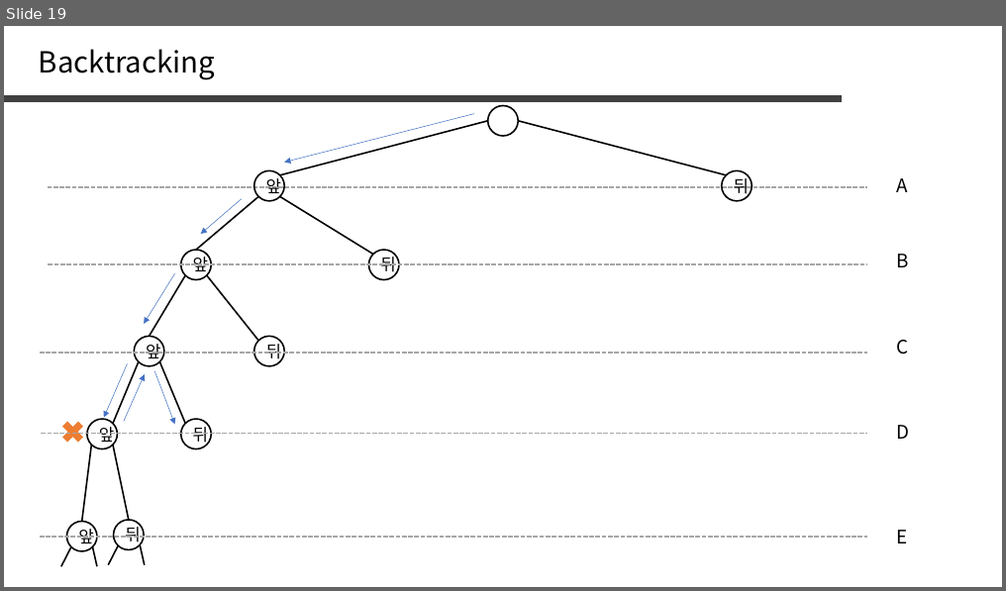
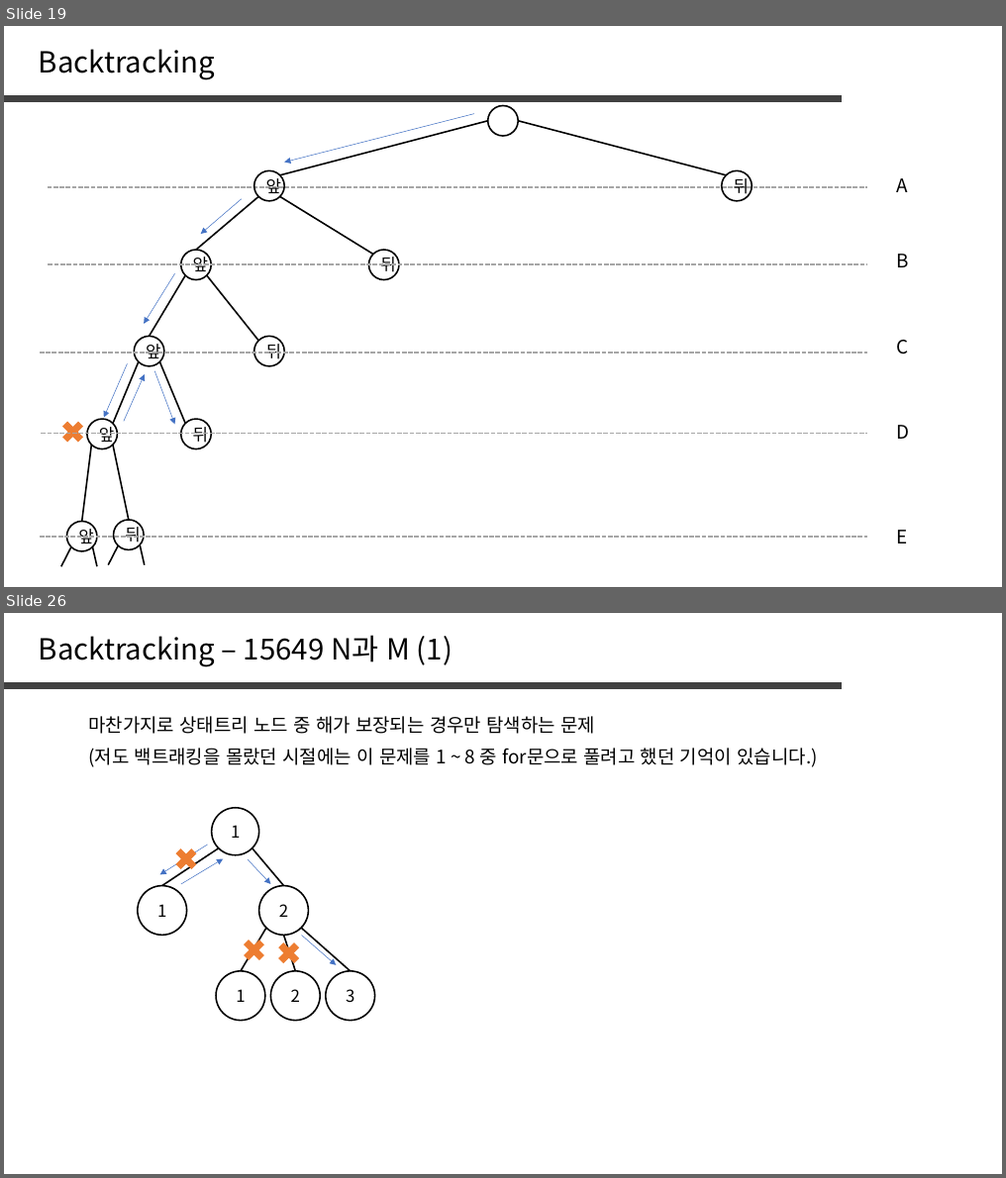
Before and after one commit to jaehoo1/PS-study, a slide deck: study/11_Recursion, Backtracking.pptx. Shown one above the other, each under a label of ours: slide 19 before the commit, slides 19 and 26 after it; the slides between them are not shown. The pictures are 1006x591 and 1006x1178 pixels, drawn with LibreOffice and Linux fonts; fonts in the diff are those of the drawing. Boxes give left, top, right and bottom in pixels: in the first picture for what was removed or moved away, otherwise in the second. Text is boxed around its words. In the diff, an @@ line names an element or a change of style, - is before the commit and + after.

```diff
--- a/study/11_Recursion, Backtracking.pptx
+++ b/study/11_Recursion, Backtracking.pptx
@@ slide 26 added at [4, 613, 1002, 1174], background #FFFFFF @@
@@ text added at [39, 635, 452, 667], 28 pt, text #000000 @@
+Backtracking – 15649 N과 M (1)
@@ line added from (4, 685) to (843, 685), #404040 6 pt @@
@@ text added at [88, 716, 595, 734], 18 pt, text #000000 @@
+마찬가지로 상태트리 노드 중 해가 보장되는 경우만 탐색하는 문제
@@ text added at [88, 748, 817, 767], 18 pt, text #000000 @@
+(저도 백트래킹을 몰랐던 시절에는 이 문제를 1 ~ 8 중 for문으로 풀려고 했던 기억이 있습니다.)
@@ ellipse added at [211, 808, 258, 855], outline #000000 1.5 pt, 16 pt, text #000000 @@
+1
@@ arrow added from (208, 845) to (159, 875), #4472C4 0.5 pt @@
@@ line added from (162, 886) to (219, 849), #000000 1.5 pt @@
@@ cross added at [171, 845, 201, 874], fill #ED7D31 @@
@@ line added from (284, 886) to (252, 849), #000000 1.5 pt @@
@@ arrow added from (181, 884) to (224, 860), #4472C4 0.5 pt @@
@@ arrow added from (249, 861) to (270, 884), #4472C4 0.5 pt @@
@@ ellipse added at [138, 886, 187, 936], outline #000000 1.5 pt, 16 pt, text #000000 @@
+1
@@ ellipse added at [259, 886, 309, 936], outline #000000 1.5 pt, 16 pt, text #000000 @@
+2
@@ cross added at [239, 935, 269, 964], fill #ED7D31 @@
@@ line added from (241, 971) to (266, 928), #000000 1.5 pt @@
@@ cross added at [273, 938, 303, 967], fill #ED7D31 @@
@@ line added from (295, 971) to (284, 935), #000000 1.5 pt @@
@@ line added from (350, 971) to (301, 928), #000000 1.5 pt @@
@@ arrow added from (302, 936) to (337, 965), #4472C4 0.5 pt @@
@@ ellipse added at [216, 971, 265, 1021], outline #000000 1.5 pt, 16 pt, text #000000 @@
+1
@@ ellipse added at [270, 971, 320, 1021], outline #000000 1.5 pt, 16 pt, text #000000 @@
+2
@@ ellipse added at [326, 971, 375, 1021], outline #000000 1.5 pt, 16 pt, text #000000 @@
+3
```
Also in this commit, not shown: 2 slides changed, 10 other slides added, 28 slides removed.
